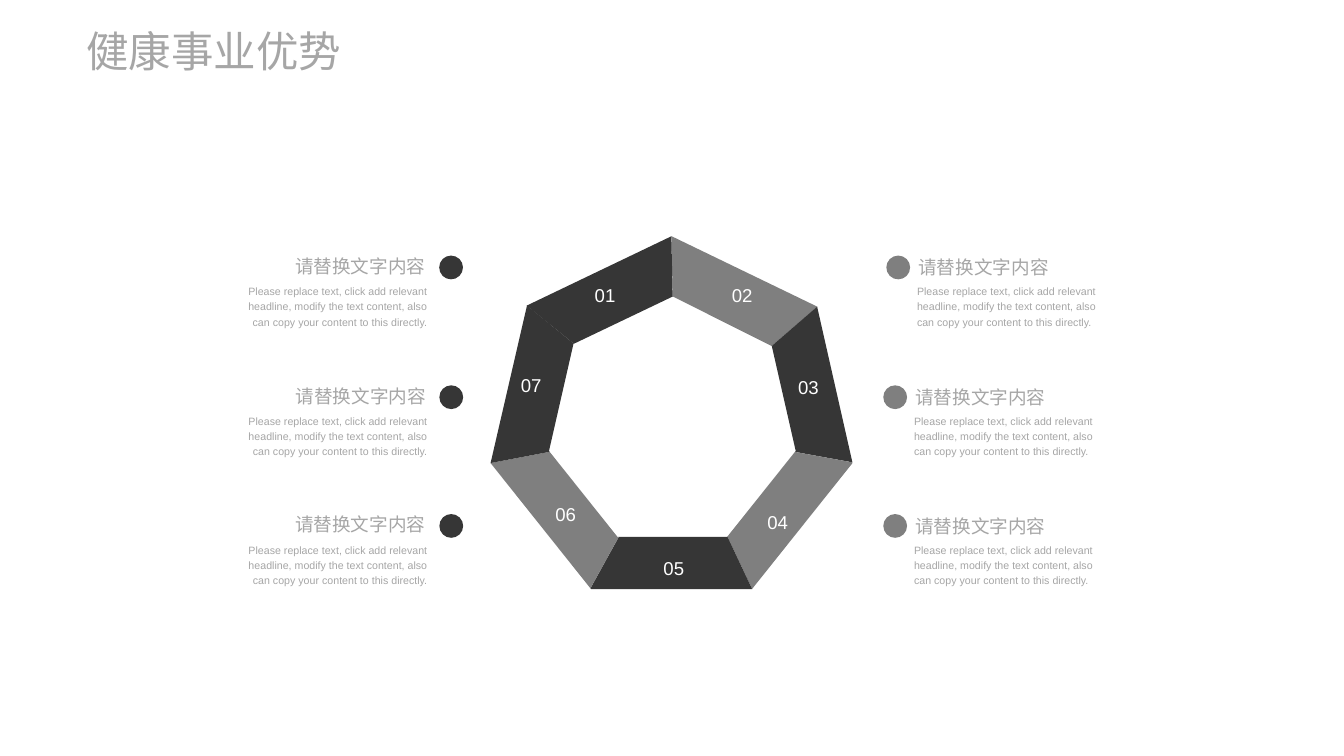
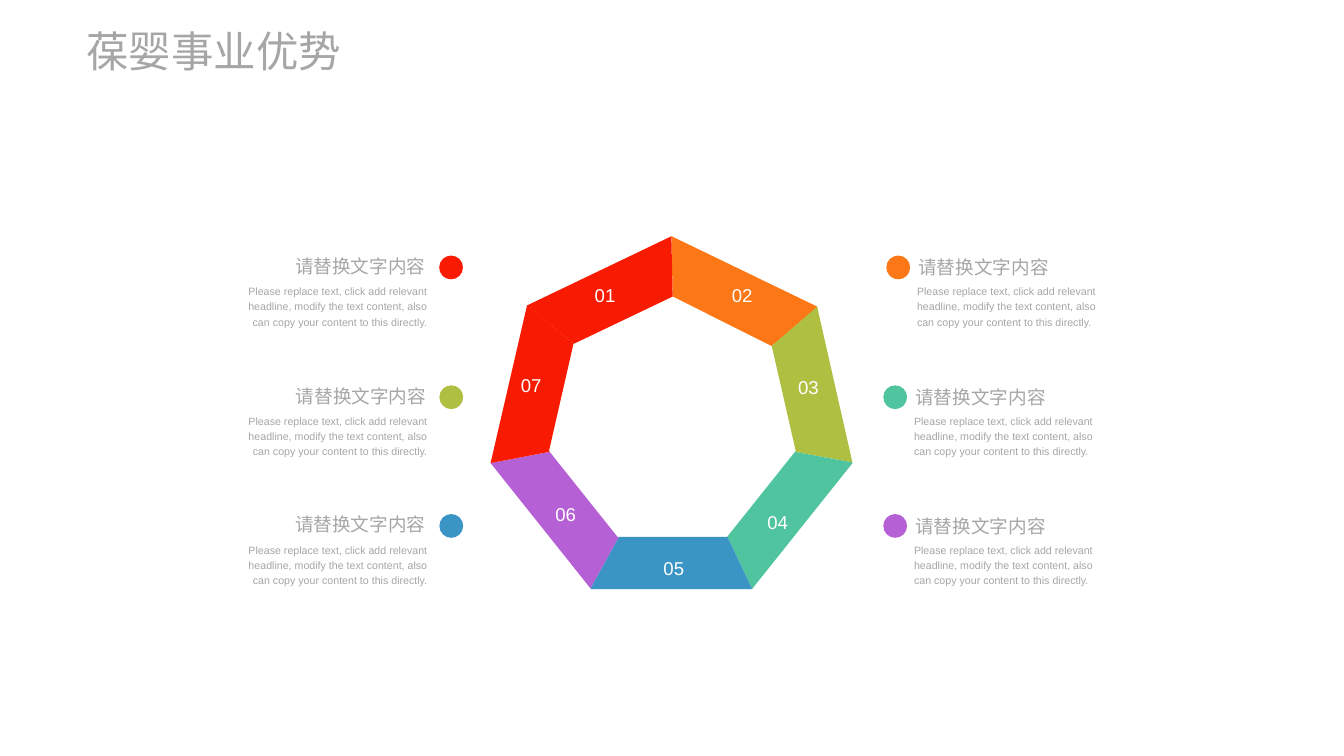
Before and after one commit to ForeverBadBoy/gradle-rabbitmq, a slide deck: slide 12 of src/main/resources/自我介绍.pptx. Drawn at 1344x756 pixels with LibreOffice and Linux fonts; fonts in the diff are those of the drawing. Boxes give left, top, right and bottom in pixels: in the first picture for what was removed or moved away, otherwise in the second. Text is boxed around its words. In the diff, an @@ line names an element or a change of style, - is before the commit and + after.

Commit message:
modify ppt

```diff
--- a/src/main/resources/自我介绍.pptx
+++ b/src/main/resources/自我介绍.pptx
@@ text at [86, 31, 341, 71]: text changed @@
-健康事业优势
+葆婴事业优势
@@ freeform shape at [672, 236, 818, 346]: fill #7F7F7F to #FC7715 @@
@@ fill #363636 to #F81B02 in 3 elements at [490, 306, 574, 464], [527, 236, 673, 343], [440, 255, 464, 279] @@
@@ freeform shape at [886, 255, 910, 279]: fill #7F7F7F to #FC7715 @@
@@ freeform shape at [772, 307, 853, 463]: fill #363636 to #AFBF41 @@
@@ freeform shape at [440, 385, 464, 409]: fill #363636 to #AFBF41 @@
@@ freeform shape at [883, 385, 907, 409]: fill #7F7F7F to #50C49F @@
@@ freeform shape at [490, 452, 618, 589]: fill #7F7F7F to #B560D4 @@
@@ freeform shape at [727, 452, 853, 590]: fill #7F7F7F to #50C49F @@
@@ freeform shape at [440, 514, 464, 538]: fill #363636 to #3B95C4 @@
@@ freeform shape at [591, 536, 752, 589]: fill #363636 to #3B95C4 @@
@@ freeform shape at [883, 514, 907, 538]: fill #7F7F7F to #B560D4 @@
```
Also in this commit, not shown: 11 other slides changed.
